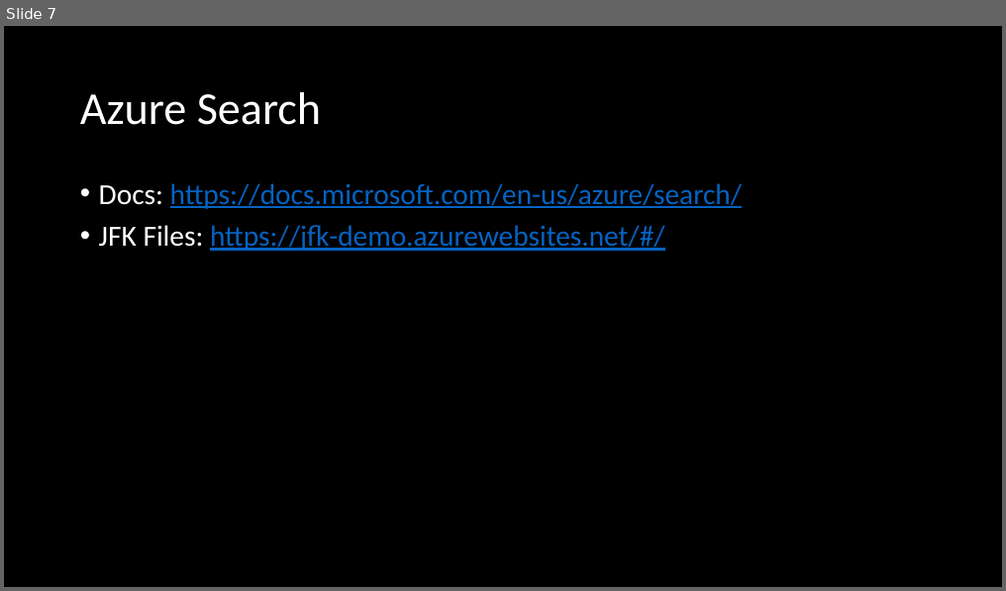
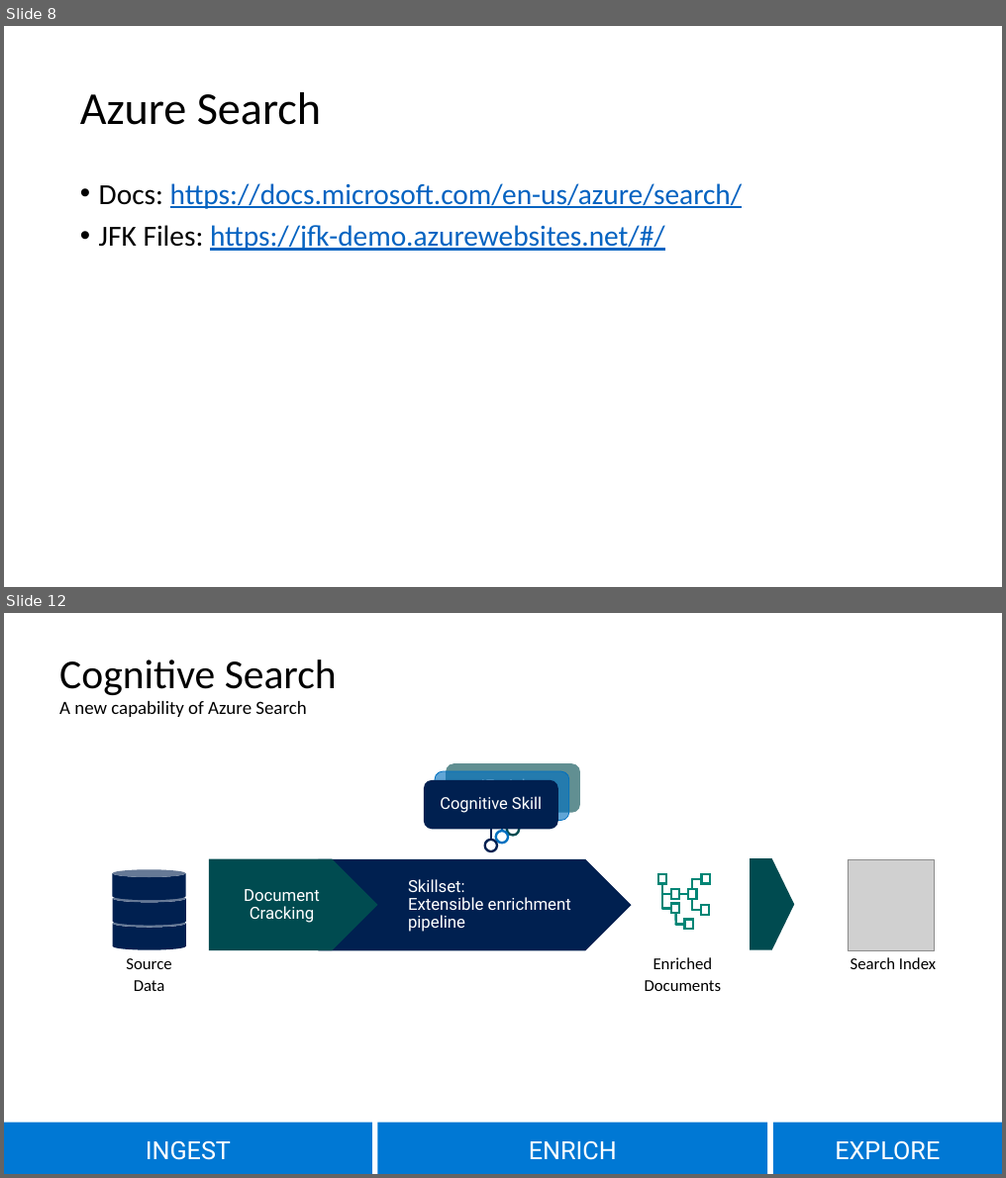
Before and after one commit to petejoha-sog/cognitive-workshop, a slide deck: Slides/CognitiveServicesInAzure.pptx. Shown one above the other, each under a label of ours: slide 7 before the commit, slides 8 and 12 after it; the slides between them are not shown. The pictures are 1006x591 and 1006x1178 pixels, drawn with LibreOffice and Linux fonts; fonts in the diff are those of the drawing; grey boxes stand for pictures. Boxes give left, top, right and bottom in pixels: in the first picture for what was removed or moved away, otherwise in the second. Text is boxed around its words. In the diff, an @@ line names an element or a change of style, - is before the commit and + after.

```diff
--- a/Slides/CognitiveServicesInAzure.pptx
+++ b/Slides/CognitiveServicesInAzure.pptx
@@ slide 12 added at (x1=4, y1=613, x2=1002, y2=1174), background #FFFFFF @@
@@ title added at (x1=59, y1=660, x2=337, y2=717), 18 pt, text #000000 @@
+Cognitive Search
+A new capability of Azure Search
@@ group added at (x1=113, y1=763, x2=936, y2=991): 13 lines, 7 rectangles, 3 pentagon arrows, 3 cylinders, 3 texts, 3 rounded rectangles, 3 ellipses, 1 picture @@
+Skillset:
+Extensible enrichment
+pipeline
+Document Cracking
+Enriched Documents
+Source
+Data
+IEnricher
+IEnricher
+Cognitive Skill
+Search Index
@@ rectangle added at (x1=4, y1=1123, x2=372, y2=1174), fill #0078D4, 24 pt, text #FFFFFF @@
+INGEST
@@ rectangle added at (x1=377, y1=1123, x2=767, y2=1174), fill #0078D4, 24 pt, text #FFFFFF @@
+ENRICH
@@ rectangle added at (x1=773, y1=1123, x2=1002, y2=1174), fill #0078D4, 24 pt, text #FFFFFF @@
+EXPLORE
@@ what was slide 7 is now slide 8 @@
@@ slide 8 changed as well @@
@@ background #000000 to #FFFFFF @@
@@ title "Azure Search" at (x1=80, y1=92, x2=321, y2=125): text colour #FFFFFF to #000000 @@
@@ text "Docs: https://docs.microsoft.com/en-us/azure/search/" at (x1=99, y1=183, x2=743, y2=251): text colour #FFFFFF to #000000 in "Docs:", "JFK Files:" @@
```
Also in this commit, not shown: 7 other slides changed, 6 other slides added.
